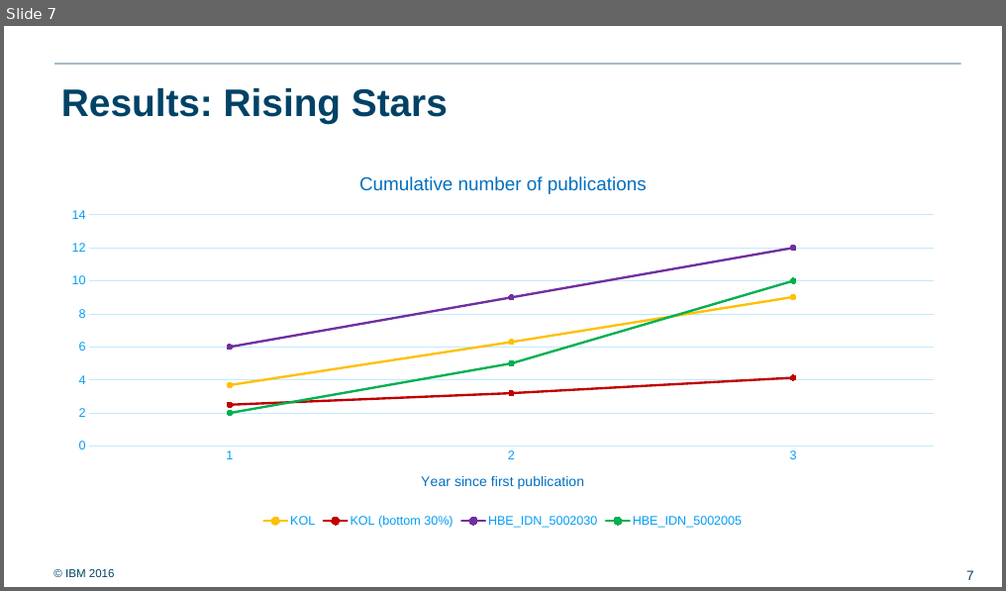
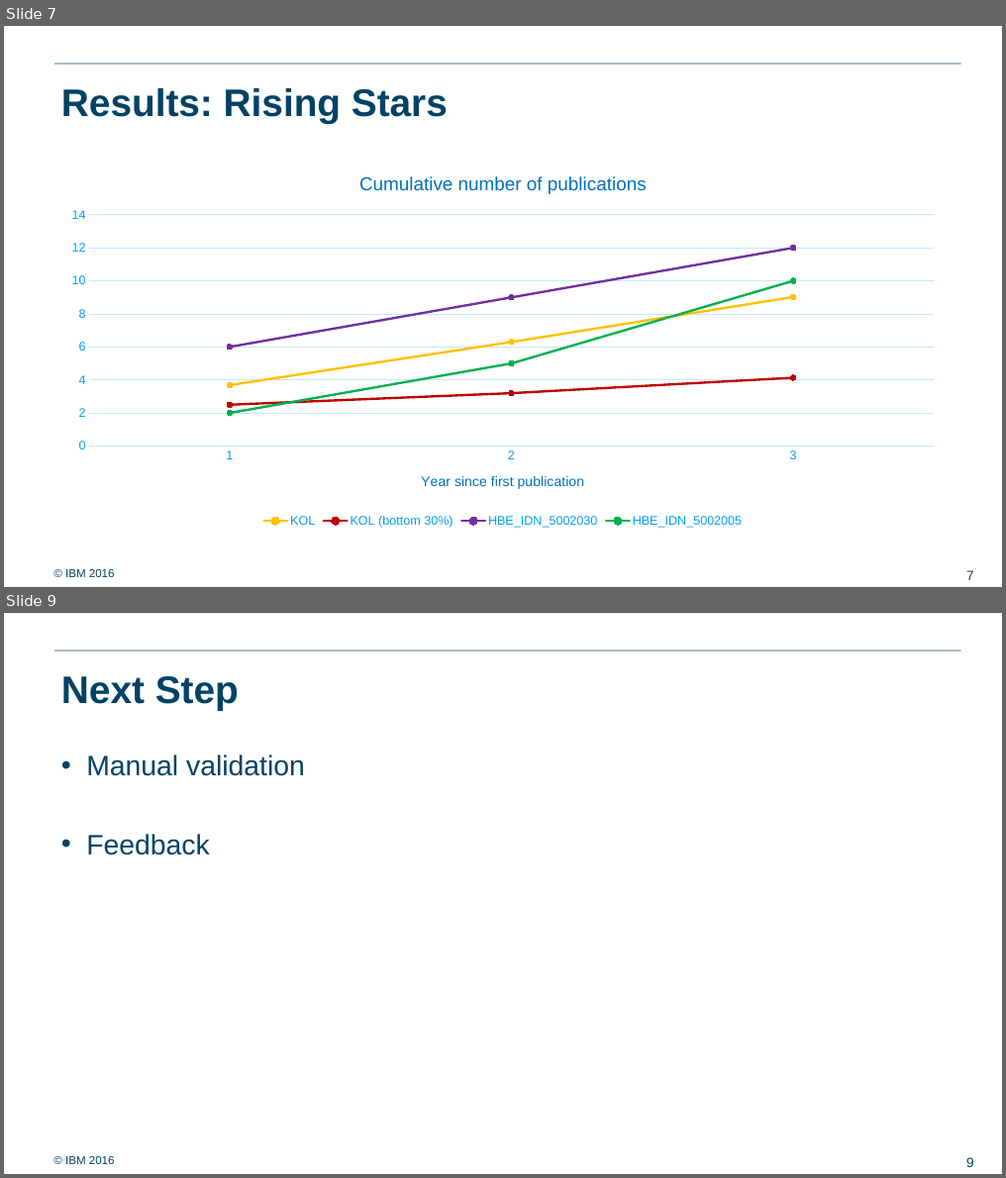
Before and after one commit to ralf0615/Rising_stars, a slide deck: oncology_profile/Slides/Rising_stars_oncology_profiles_update_v1.pptx. Shown one above the other, each under a label of ours: slide 7 before the commit, slides 7 and 9 after it; the slides between them are not shown. The pictures are 1006x591 and 1006x1178 pixels, drawn with LibreOffice and Linux fonts; fonts in the diff are those of the drawing; background and template pictures are left out. Boxes give left, top, right and bottom in pixels: in the first picture for what was removed or moved away, otherwise in the second. Text is boxed around its words. In the diff, an @@ line names an element or a change of style, - is before the commit and + after.

```diff
--- a/oncology_profile/Slides/Rising_stars_oncology_profiles_update_v1.pptx
+++ b/oncology_profile/Slides/Rising_stars_oncology_profiles_update_v1.pptx
@@ slide 9 added at bbox=[4, 613, 1002, 1174], background #FFFFFF; not listed: 3 template elements that a slide beside it also shows @@
@@ title added at bbox=[61, 676, 239, 710], 37 pt, text #004266, bold @@
+Next Step
@@ text added at bbox=[86, 755, 305, 856], 27 pt, text #004266 @@
+• Manual validation
+• Feedback
```
Also in this commit, not shown: 4 slides changed, 1 other file.
